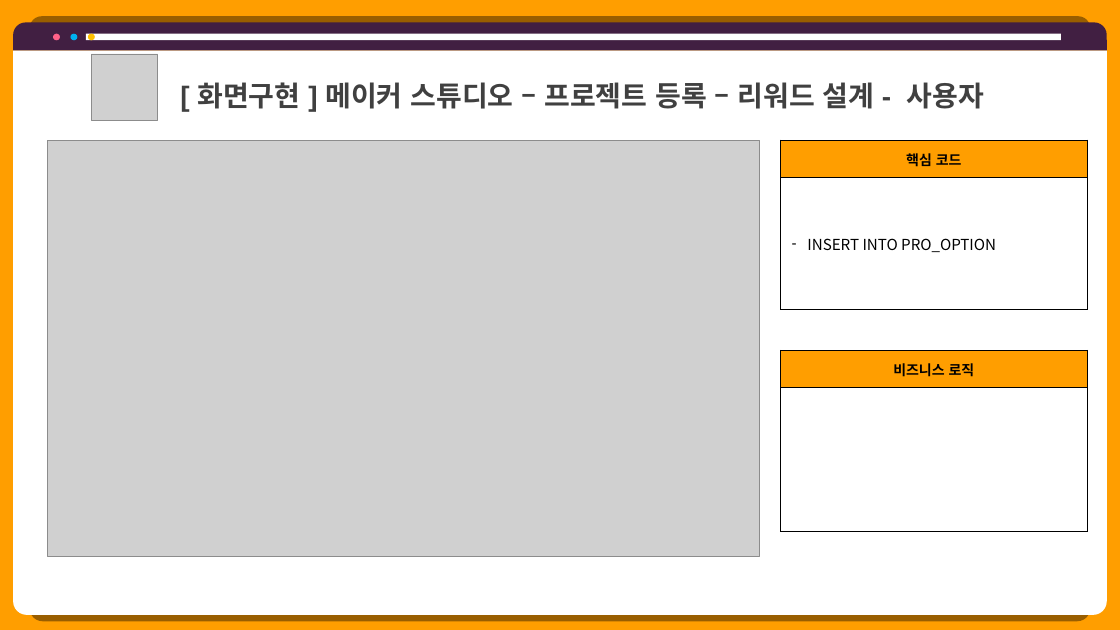
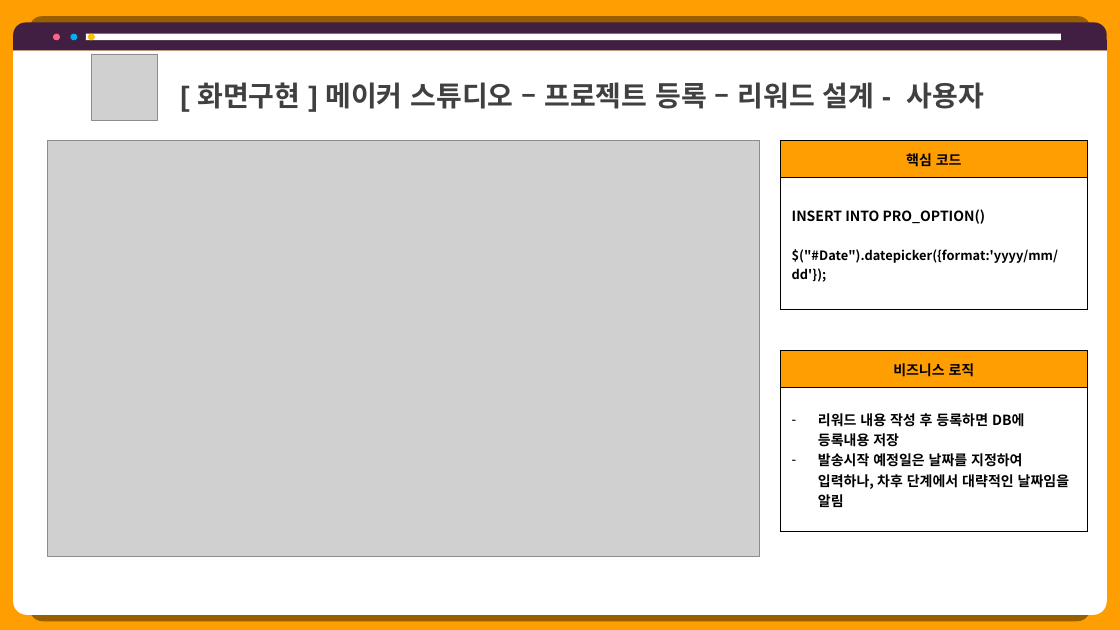
Before and after one commit to hhsw07/ezen-academy-projects, a slide deck: slide 18 of 0 발표용 파워포인트/project06 - 파워포인트 종합 - 현태.pptx (slide 21 before the commit). Drawn at 1120x630 pixels with LibreOffice and Linux fonts; fonts in the diff are those of the drawing; grey boxes stand for pictures. Boxes give left, top, right and bottom in pixels: in the first picture for what was removed or moved away, otherwise in the second. Text is boxed around its words. In the diff, an @@ line names an element or a change of style, - is before the commit and + after.

```diff
--- a/0 발표용 파워포인트/project06 - 파워포인트 종합 - 현태.pptx
+++ b/0 발표용 파워포인트/project06 - 파워포인트 종합 - 현태.pptx
@@ table at (781, 140, 1087, 310) @@
@@ row 2, column 1: "INSERT INTO PRO_OPTION" to "INSERT INTO PRO_OPTION() / $("#Date").datepicker({format:'yyyy/mm/dd'});" @@
@@ table at (781, 350, 1087, 532) @@
-row 2, column 1: 
+row 2, column 1: 리워드 내용 작성 후 등록하면 DB에 등록내용 저장 / 발송시작 예정일은 날짜를 지정하여 입력하나, 차후 단계에서 대략적인 날짜임을 알림
```
Also in this commit, not shown: 30 other slides changed, 1 slide added, 4 slides removed, 2 other files.
